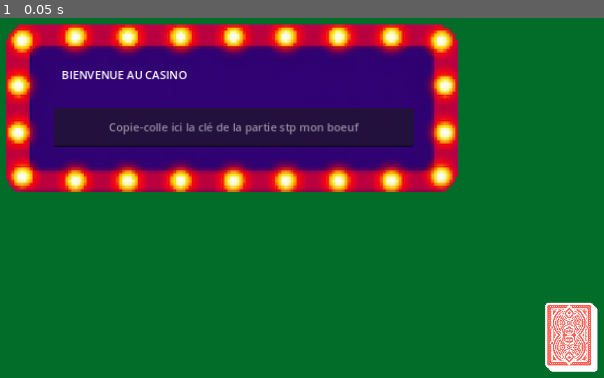
Above: before the commit, frame 1.
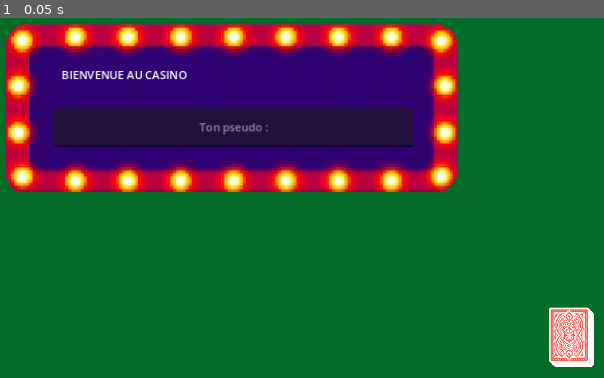
Above: after the commit, the same moment.

Repository: Alex-Onceanu/ProjectGambling
Game: Godot game, scene res://game_room.tscn
Same seed, same stepped clock (60 frames per second), same inputs: the game is played once before the commit and once after it.
Inputs:
- Up to frame 1 (0.05 s): no input

The runs differ from the first frame. In frame 1, 1.9% of the frame differs, in the area x 18-100%, y 28-99%.

Commit message:
Repartition des joueurs sur un polygone regulier, affichage des pseudos de tous

Diff:
--- a/card.gd
+++ b/card.gd
@@ -2,6 +2,7 @@
 
 var pos_before_goto
 var target
+var initial_scale_x
 
 @onready var WIDTH = $front.region_rect.size.x
 @onready var HEIGHT = $front.region_rect.size.y
@@ -80,6 +81,7 @@
 func _on_reveal_wait_timeout() -> void:
 	$reveal_anim.start()
 	is_anim_before_halfway = true
+	initial_scale_x = scale.x
 
 func _on_reveal_anim_timeout() -> void:
 	if is_anim_before_halfway:
@@ -87,4 +89,4 @@
 		is_anim_before_halfway = false
 		$reveal_anim.start()
 	else:
-		scale.x = 1.0
+		scale.x = initial_scale_x
--- a/card.tscn
+++ b/card.tscn
@@ -5,6 +5,7 @@
 [ext_resource type="Texture2D" uid="uid://c1nk2b4mwqb5n" path="res://values.png" id="2_3urpx"]
 
 [node name="Card" type="Node2D"]
+scale = Vector2(0.85, 0.85)
 script = ExtResource("1_irl4d")
 
 [node name="back" type="Sprite2D" parent="."]
--- a/game_room.gd
+++ b/game_room.gd
@@ -1,42 +1,52 @@
 extends Node2D
 
 var user_id
-var user_name
 var url
 var tryagain_node
 var tryagain_url
+var nb_players
 
-func compute_player_pos(player_i, nb_players):
-	pass
+@onready var user_name = "debug"
+
+# met les joueurs sur un polygone régulier à nb_players faces
+# cf racines nb_players-ièmes de l'unité (merci à Martial)
+func compute_player_pos(player_i):
+	const pi = 3.1416
+	var theta = 2.0 * pi * player_i / nb_players
+	theta += pi / 2		# pour que le joueur 0 soit en bas
+	const module = 240.0
+	return Vector2(1.4 * module * cos(theta), module * sin(theta)) + $Players.global_position
 
 func rearrange_players(names, anim = false):
-	print(names)
-	return
-	#var nb_players = len(names)
-	#var offset = names.find(user_name)
-	#if offset == -1:
-		#pass
-	#
-	#var true_i
-	#for i in range(0, nb_players - 1):
-		#true_i = 1 + posmod(i - offset, nb_players)
-		#if not anim:
-			#get_node("Players/Player" + str(true_i)).global_position = compute_player_pos(true_i, nb_players)
+	nb_players = len(names)
+	var offset = names.find(user_name)
+	if offset == -1:
+		print("Me suis pas trouvé moi-même parmi les joueurs ??")
+		pass
+
+	var true_i
+	for i in range(0, nb_players):
+		true_i = 1 + posmod(i - offset, nb_players)
+		get_node("Players/Player" + str(true_i) + "/name_label").text = names[i]
+		if not anim:
+			get_node("Players/Player" + str(true_i)).global_position = compute_player_pos(true_i - 1)
+			get_node("Players/Player" + str(true_i)).visible = true
 
 # demander à l'utilisateur d'entrer le code de la game
 func _on_server_key_text_submitted(new_text: String) -> void:
-	if $EnterCode/ServerKey.text == "debug":
+	if new_text == "debug":
 		$EnterCode.visible = false
-		$Deck.deal_cards($Players/Player1, ["HA", "SA"], [$Players/Player6, $Players/Player4, $Players/Player7, $Players/Player2, $Players/Player5, $Players/Player3, $Players/Player8])
+		rearrange_players(["moi", "toi", "lui", "soi", "n", "v", "j", "soi", "n", "v", "j", "j"])
+		$Deck.deal_cards($Players/Player1, ["HA", "SA"], [$Players/Player2, $Players/Player3, $Players/Player4, $Players/Player5, $Players/Player6, $Players/Player7, $Players/Player8, $Players/Player9, $Players/Player10, $Players/Player11, $Players/Player12])
 		return
 
-	if len($EnterCode/ServerKey.text) <= 30:
+	if len(new_text) <= 30:
 		return
 
 	$EnterCode/Welcome.text = "En train de télécommuniquer..."
 
-	url = "https://" + $EnterCode/ServerKey.text + ".ngrok-free.app"
-	$Requests/Register.request(str(url) + "/register/user?name=leGodot")
+	url = "https://" + new_text + ".ngrok-free.app"
+	$Requests/Register.request(str(url) + "/register/user?name=" + user_name)
 
 # se lance dès que le serveur nous a répondu (la réponse est en argument)
 func _on_register_completed(result, response_code, headers, body):
@@ -81,8 +91,12 @@
 		$Requests/TryAgain.start()
 		return
 
+	var other_players = []
+	for i in range(2, nb_players + 1):
+		other_players.append(get_node("Players/Player" + str(i)))
+
 	$EnterCode.visible = false
-	$Deck.deal_cards($Players/Player1, [ans[0] + ans[1], ans[2] + ans[3]], [$Players/Player6, $Players/Player4, $Players/Player7, $Players/Player2, $Players/Player5, $Players/Player3, $Players/Player8])
+	$Deck.deal_cards($Players/Player1, [ans[0] + ans[1], ans[2] + ans[3]], other_players)
 
 
 func _on_try_again_timeout() -> void:
@@ -90,3 +104,9 @@
 		tryagain_node.request(tryagain_url)
 		tryagain_url = ""
 		tryagain_node = null
+
+
+func _on_name_text_submitted(new_text: String) -> void:
+	user_name = new_text
+	$EnterCode/Name.visible = false
+	$EnterCode/ServerKey.visible = true
--- a/game_room.tscn
+++ b/game_room.tscn
@@ -62,27 +62,51 @@
 position = Vector2(576, 324)
 
 [node name="Player1" parent="Players" instance=ExtResource("3_qs578")]
+visible = false
 position = Vector2(0, 240)
 
 [node name="Player8" parent="Players" instance=ExtResource("3_qs578")]
+visible = false
 position = Vector2(275, 183)
 
 [node name="Player3" parent="Players" instance=ExtResource("3_qs578")]
+visible = false
 position = Vector2(390, 0)
 
 [node name="Player5" parent="Players" instance=ExtResource("3_qs578")]
+visible = false
 position = Vector2(275, -183)
 
 [node name="Player2" parent="Players" instance=ExtResource("3_qs578")]
+visible = false
 position = Vector2(0, -260)
 
 [node name="Player7" parent="Players" instance=ExtResource("3_qs578")]
+visible = false
 position = Vector2(-275, -183)
 
 [node name="Player4" parent="Players" instance=ExtResource("3_qs578")]
+visible = false
 position = Vector2(-390, 0)
 
 [node name="Player6" parent="Players" instance=ExtResource("3_qs578")]
+visible = false
+position = Vector2(-275, 183)
+
+[node name="Player9" parent="Players" instance=ExtResource("3_qs578")]
+visible = false
+position = Vector2(0, -260)
+
+[node name="Player10" parent="Players" instance=ExtResource("3_qs578")]
+visible = false
+position = Vector2(-275, -183)
+
+[node name="Player11" parent="Players" instance=ExtResource("3_qs578")]
+visible = false
+position = Vector2(-390, 0)
+
+[node name="Player12" parent="Players" instance=ExtResource("3_qs578")]
+visible = false
 position = Vector2(-275, 183)
 
 [node name="EnterCode" type="Node2D" parent="."]
@@ -101,6 +125,7 @@
 text = "BIENVENUE AU CASINO"
 
 [node name="ServerKey" type="LineEdit" parent="EnterCode"]
+visible = false
 offset_left = -256.0
 offset_top = -100.0
 offset_right = 261.0
@@ -109,8 +134,18 @@
 alignment = 1
 max_length = 50
 
+[node name="Name" type="LineEdit" parent="EnterCode"]
+offset_left = -256.0
+offset_top = -100.0
+offset_right = 261.0
+offset_bottom = -44.0
+placeholder_text = "Ton pseudo :"
+alignment = 1
+max_length = 50
+
 [connection signal="request_completed" from="Requests/Register" to="." method="_on_register_completed"]
 [connection signal="request_completed" from="Requests/Cards" to="." method="_on_cards_completed"]
 [connection signal="timeout" from="Requests/TryAgain" to="." method="_on_try_again_timeout"]
 [connection signal="request_completed" from="Requests/Ready" to="." method="_on_ready_completed"]
 [connection signal="text_submitted" from="EnterCode/ServerKey" to="." method="_on_server_key_text_submitted"]
+[connection signal="text_submitted" from="EnterCode/Name" to="." method="_on_name_text_submitted"]
--- a/player.tscn
+++ b/player.tscn
@@ -12,3 +12,11 @@
 [node name="Card_2" parent="." instance=ExtResource("1_tb6ci")]
 visible = false
 position = Vector2(-53, -9.53674e-07)
+
+[node name="name_label" type="Label" parent="."]
+offset_left = -87.0
+offset_top = 45.0
+offset_right = 88.0
+offset_bottom = 68.0
+horizontal_alignment = 1
+vertical_alignment = 1
Not shown, changed: poker_client.py
